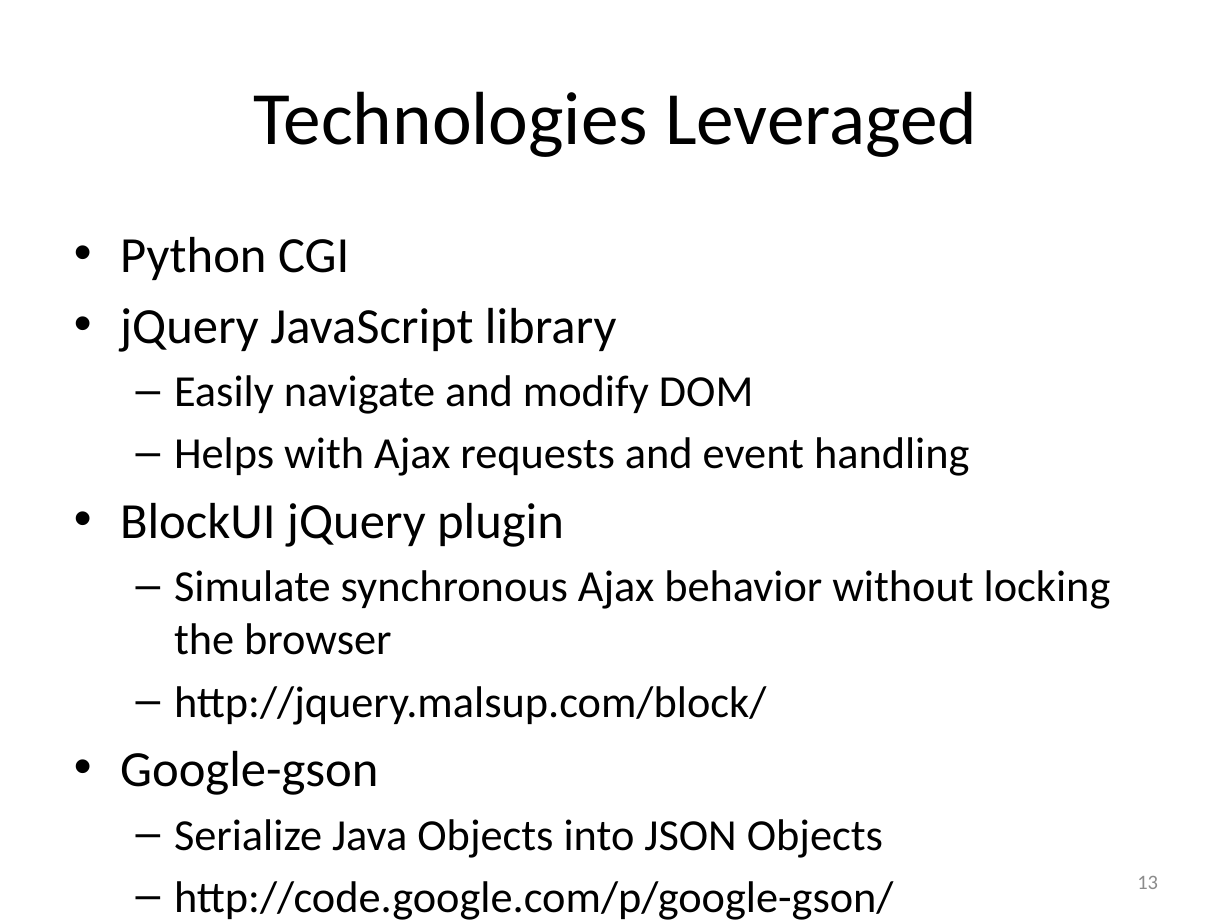
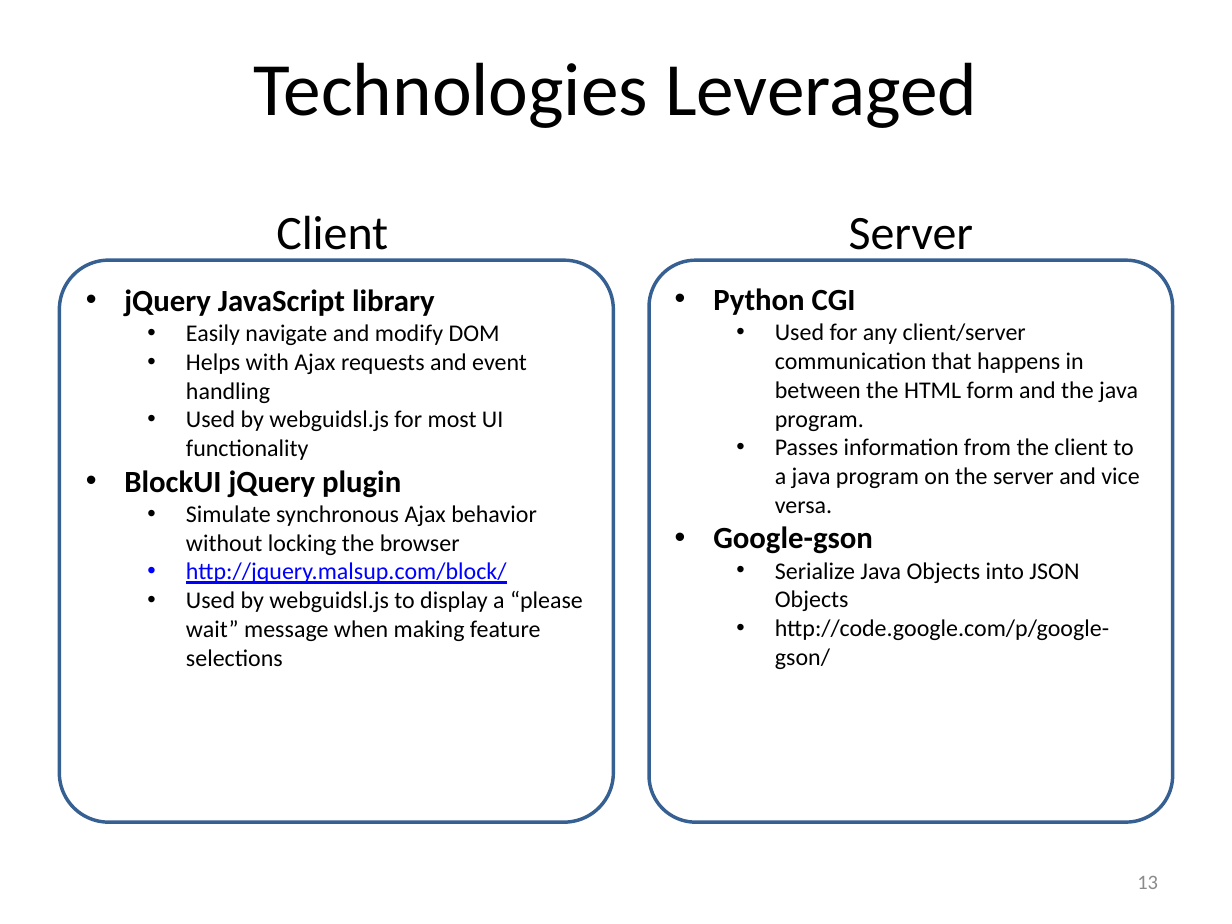
Before and after one commit to toomanyjoes/spring2011-cs392, a slide deck: slide 13 of GPL.pptx. Drawn at 1232x924 pixels with LibreOffice and Linux fonts; fonts in the diff are those of the drawing. Boxes give left, top, right and bottom in pixels: in the first picture for what was removed or moved away, otherwise in the second. Text is boxed around its words. In the diff, an @@ line names an element or a change of style, - is before the commit and + after.

```diff
--- a/GPL.pptx
+++ b/GPL.pptx
@@ title "Technologies Leveraged": place and size @@
-title "Technologies Leveraged" at [254,91,977,157]
+title "Technologies Leveraged" at [254,62,977,128]
@@ text removed at [120,237,1111,920] @@
-• Python CGI
-• jQuery JavaScript library
-  – Easily navigate and modify DOM
-  – Helps with Ajax requests and event handling
-• BlockUI jQuery plugin
-  – Simulate synchronous Ajax behavior without locking the browser
-  – http://jquery.malsup.com/block/
-• Google-gson
-  – Serialize Java Objects into JSON Objects
-  – http://code.google.com/p/google-gson/
@@ text added at [276,215,388,261], 28 pt, text #000000 @@
+Client
@@ text added at [849,218,973,261], 28 pt, text #000000 @@
+Server
@@ rounded rectangle added at [59,260,614,822], fill #FFFFFF, outline #376092 2 pt, 14 pt, text #000000 @@
+• jQuery JavaScript library
+  • Easily navigate and modify DOM
+  • Helps with Ajax requests and event handling
+  • Used by webguidsl.js for most UI functionality
+• BlockUI jQuery plugin
+  • Simulate synchronous Ajax behavior without locking the browser
+  • http://jquery.malsup.com/block/
+  • Used by webguidsl.js to display a “please wait” message when making feature selections
@@ rounded rectangle added at [649,260,1173,822], fill #FFFFFF, outline #376092 2 pt, 14 pt, text #000000 @@
+• Python CGI
+  • Used for any client/server communication that happens in between the HTML form and the java program.
+  • Passes information from the client to a java program on the server and vice versa.
+• Google-gson
+  • Serialize Java Objects into JSON Objects
+  • http://code.google.com/p/google-gson/
```
Also in this commit, not shown: 1 slide added.
